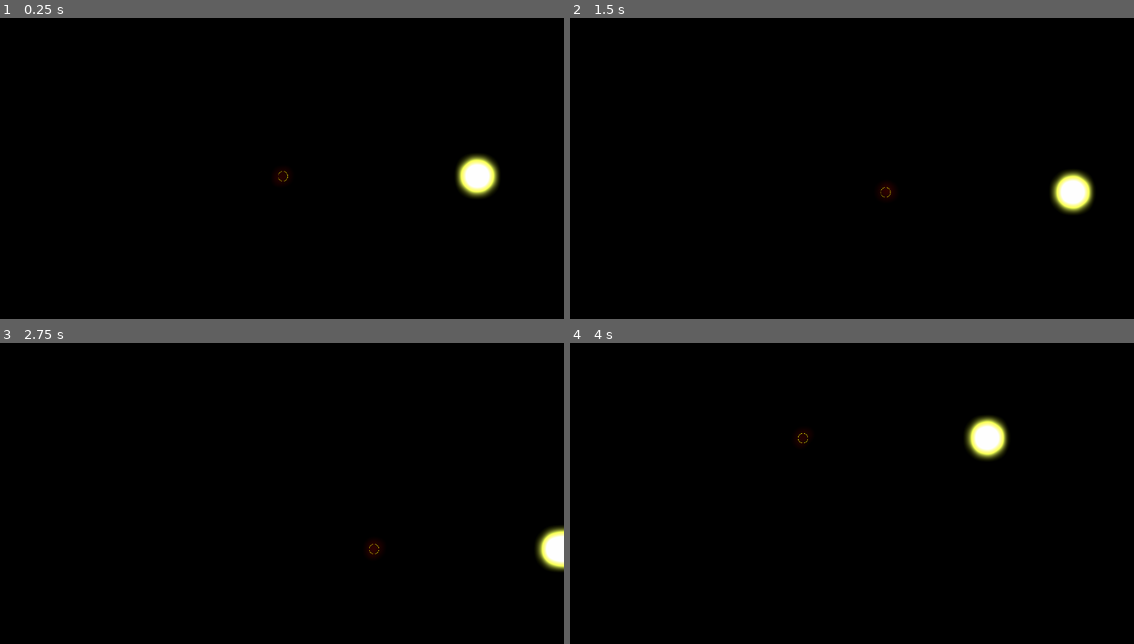
Above: before the commit, frames 1-4 (two rows, left to right).
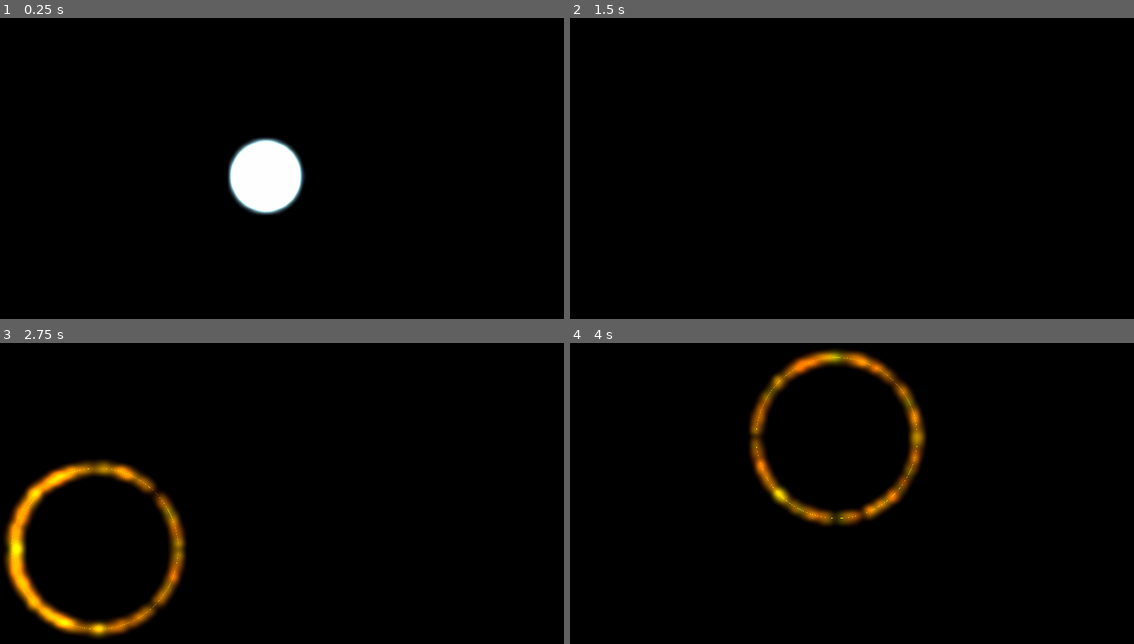
Above: after the commit, the same moments.

Repository: gurung-pawan/gravity
Game: Godot game, scene res://scenes/game.tscn
Two runs of this game, one before a commit and one after it. Both use one fixed random seed, a clock stepped at 60 frames per second and the inputs below.
Inputs (mouse positions are in pixels of both pictures, inside the frame that each line leads up to):
- Up to frame 1 (0.25 s): no input
- Up to frame 2 (1.5 s): tap Enter at 0.5 s; move the mouse to (976, 159) at 0.52 s; tap Space at 0.6, 0.77, 1.07, 1.25 s; click (976, 159) at 0.67 s; drag from (739, 192) to (823, 240) at 1.27 s
- Up to frame 3 (2.75 s): tap Enter at 2 s; move the mouse to (338, 430) at 2.02 s; tap Space at 2.1 s; click (338, 430) at 2.17 s
- Up to frame 4 (4 s): drag from (823, 565) to (682, 454) at 2.77 s; move the mouse to (1021, 547) at 3.52 s; tap Space at 3.6, 3.77 s; click (1021, 547) at 3.67 s

The runs differ from the first frame. In frame 1, 3.7% of the frame differs, in the area x 40-89%, y 39-66%; in frame 2, 1.0%; in frame 3, 6.1%, in the area x 0-100%, y 38-99%; in frame 4, 5.7%.

Commit message:
Changed merging behavior. Add UI.

Diff:
--- a/backend/Physics.gd
+++ b/backend/Physics.gd
@@ -69,7 +69,7 @@
 
 	for i in amount_of_fragments:
 		var theta = randf_range(-PI, PI)
-		var velocity = rotate_vector(relative_velocity, theta) * randf_range(eps, 0.5)
+		var velocity = rotate_vector(relative_velocity, theta) * randf_range(eps, 0.2)
 
 		var r = pow(mass_allocation[i] / (PI * density), 0.5)
 		var offset = Vector2(r * cos(theta), r * sin(theta))
--- a/backend/Sim.gd
+++ b/backend/Sim.gd
@@ -5,9 +5,9 @@
 static var TIME_SCALE = SimConfig.TIME_SCALE
 
 # ONLY ENTRY TO MAKING BODY
-static func make_body(mass: float = 1.0, radius: float = 1.0, position: Vector2 = Vector2.ZERO, velocity: Vector2 = Vector2.ZERO) -> int:
+static func make_body(mass: float = 1.0, radius: float = 1.0, position: Vector2 = Vector2.ZERO, velocity: Vector2 = Vector2.ZERO, type = null) -> int:
 
-	var body = Body.new(body_count, mass, radius, position, velocity)
+	var body = Body.new(body_count, mass, radius, position, velocity, type)
 	bodies[body.id] = body
 	body_count += 1
 	return body.id
@@ -34,13 +34,25 @@
 
 		var body_1 = get_body_by_id(data.ids[0])
 		var body_2 = get_body_by_id(data.ids[1])
+		var new_type: Body.BodyType
+
+		if body_1.type == Body.BodyType.BLACK_HOLE or body_2.type == Body.BodyType.BLACK_HOLE:
+			new_type = Body.BodyType.BLACK_HOLE
+		elif body_1.type == Body.BodyType.STAR or body_2.type == Body.BodyType.STAR:
+			new_type = Body.BodyType.STAR
+		elif body_1.type == Body.BodyType.PLANET or body_2.type == Body.BodyType.PLANET:
+			new_type = Body.BodyType.PLANET
+		else:
+			new_type = Body.BodyType.SMALL_BODY
+
 		if data.type == Collision.CollisionType.MERGE:
 			var new_body_data = Physics.merge_bodies(body_1, body_2)
 			make_body(
 				new_body_data["mass"],
 				new_body_data["radius"],
 				new_body_data["position"],
-				new_body_data["velocity"]
+				new_body_data["velocity"],
+				new_type
 			)
 		else:
 			var all_bodies_data = Physics.fragment_bodies(body_1, body_2)
--- a/backend/SimConfig.gd
+++ b/backend/SimConfig.gd
@@ -7,7 +7,7 @@
 
 static var PLANET_COMPACTNESS_THRESHOLD: float = 0.01
 static var STAR_COMPACTNESS_THRESHOLD: float = 0.6
-static var BLACK_HOLE_COMPACTNESS_THRESHOLD: float = 15.0
+static var BLACK_HOLE_COMPACTNESS_THRESHOLD: float = 150.0
 
 static var MINIMUM_FRAGMENTATION: float = 10
 static var MAXIMUM_FRAGMENTATION: float = 20
--- a/backend/entities/Body.gd
+++ b/backend/entities/Body.gd
@@ -34,7 +34,8 @@
 	_mass: float = 1.0,
 	_radius: float = 1.0,
 	_position: Vector2 = Vector2.ZERO,
-	_velocity: Vector2 = Vector2.ZERO
+	_velocity: Vector2 = Vector2.ZERO,
+	_type = null
 ) -> void:
 
 	self.id = _id
@@ -42,7 +43,7 @@
 	self.radius = max(_radius, minimum_radius)
 	self.position = _position
 	self.velocity = _velocity
-	self.type = find_type()
+	self.type = find_type() if _type == null else _type
 
 func update_motion(_position: Vector2 = self.position, _velocity: Vector2 = self.velocity, _acceleration: Vector2 = self.acceleration):
 	self.position = _position
--- a/backend/systems/Collision.gd
+++ b/backend/systems/Collision.gd
@@ -25,6 +25,9 @@
 		self.type = _type
 
 static func detect_type(body_1: Body, body_2: Body) -> CollisionType:
+
+	if body_1.type == Body.BodyType.BLACK_HOLE or body_2.type == Body.BodyType.BLACK_HOLE:
+		return CollisionType.MERGE
 
 	if body_1.radius < min_radius or body_2.radius < min_radius or body_1.mass < min_mass or body_2.mass < min_mass:
 		return CollisionType.MERGE
--- /dev/null
+++ b/frontend/UI/UI.gd
@@ -0,0 +1 @@
+extends Control
--- /dev/null
+++ b/frontend/UI/ui.tscn
@@ -0,0 +1,12 @@
+[gd_scene load_steps=2 format=3 uid="uid://c1g2eg4ylgu8d"]
+
+[ext_resource type="Script" uid="uid://bbobsvin8vlky" path="res://frontend/UI/UI.gd" id="1_sktfw"]
+
+[node name="Ui" type="Control"]
+layout_mode = 3
+anchors_preset = 15
+anchor_right = 1.0
+anchor_bottom = 1.0
+grow_horizontal = 2
+grow_vertical = 2
+script = ExtResource("1_sktfw")
--- a/frontend/body.gd
+++ b/frontend/body.gd
@@ -50,7 +50,7 @@
 func _draw() -> void:
     draw_circle(Vector2.ZERO, radius, self.color)
     if self.type == Body.BodyType.BLACK_HOLE:
-        var ring_color = Color(0.9, 0.15, 0, radius)
+        var ring_color = Color(0.9, 0.15, 0.0, radius)
         draw_arc(Vector2.ZERO, self.radius, 0.0, TAU, 64, ring_color, 0.5)
 
 func init(_id: int, _mass: float, _radius: float, _position: Vector2, _type: Body.BodyType):
--- a/frontend/game.gd
+++ b/frontend/game.gd
@@ -7,13 +7,6 @@
 var time_scale = SimConfig.TIME_SCALE
 
 var bodies: Dictionary[int, Node2D] = {}
-
-func _unhandled_key_input(event: InputEvent) -> void:
-	if event is InputEventKey:
-		if event.keycode == KEY_SPACE:
-			time_scale = 0
-		else:
-			time_scale = SimConfig.TIME_SCALE
 
 func add_body(body: Body):
 	var bodyNode = BodyScene.instantiate()
@@ -29,9 +22,11 @@
 	self.bodies.erase(_id)
 
 func _ready() -> void:
-	var id1 = Sim.make_body(5000, 10, Vector2(0, 0), Vector2(0, 0))
-	var id3 = Sim.make_body(10000, 20, Vector2(400, 0), Vector2(0, 0))
+	var id1 = Sim.make_body(4000000, 100, Vector2(0, 0), Vector2(0, 0))
+	var id3 = Sim.make_body(1500000, 100, Vector2(4000, 0), Vector2(0, 0))
+	var id2 = Sim.make_body(30000000, 100, Vector2(-4000, 0), Vector2(1000, 0))
 	add_body(Sim.get_body_by_id(id1))
+	add_body(Sim.get_body_by_id(id2))
 	add_body(Sim.get_body_by_id(id3))
 
 func _physics_process(delta: float) -> void:
@@ -45,3 +40,5 @@
 	for id in Sim.bodies:
 		if id not in self.bodies:
 			add_body(Sim.get_body_by_id(id))
+
+### UI FUNCTIONS ###
--- a/project.godot
+++ b/project.godot
@@ -15,6 +15,11 @@
 config/features=PackedStringArray("4.5", "Forward Plus")
 config/icon="res://icon.svg"
 
+[display]
+
+window/size/viewport_width=1920
+window/size/viewport_height=1080
+
 [rendering]
 
 viewport/hdr_2d=true
--- a/scenes/game.tscn
+++ b/scenes/game.tscn
@@ -1,7 +1,8 @@
-[gd_scene load_steps=4 format=3 uid="uid://db5ttx788tvxe"]
+[gd_scene load_steps=5 format=3 uid="uid://db5ttx788tvxe"]
 
 [ext_resource type="Script" uid="uid://otvavddme6rm" path="res://frontend/game.gd" id="1_uwrxv"]
 [ext_resource type="PackedScene" uid="uid://bsue5bqh7qfvw" path="res://scenes/camera_manager.tscn" id="2_yqjtg"]
+[ext_resource type="PackedScene" uid="uid://c1g2eg4ylgu8d" path="res://frontend/UI/ui.tscn" id="3_lnu2h"]
 
 [sub_resource type="Environment" id="Environment_uwrxv"]
 background_mode = 3
@@ -16,8 +17,10 @@
 
 [node name="BodiesNode" type="Node" parent="."]
 
-[node name="Camera2D" type="Camera2D" parent="."]
-zoom = Vector2(0.5, 0.5)
-
 [node name="WorldEnvironment" type="WorldEnvironment" parent="."]
 environment = SubResource("Environment_uwrxv")
+
+[node name="CanvasLayer" type="CanvasLayer" parent="."]
+
+[node name="Ui" parent="CanvasLayer" instance=ExtResource("3_lnu2h")]
+pivot_offset = Vector2(-484, 1276)
Not shown, added: frontend/UI/UI.gd.uid
